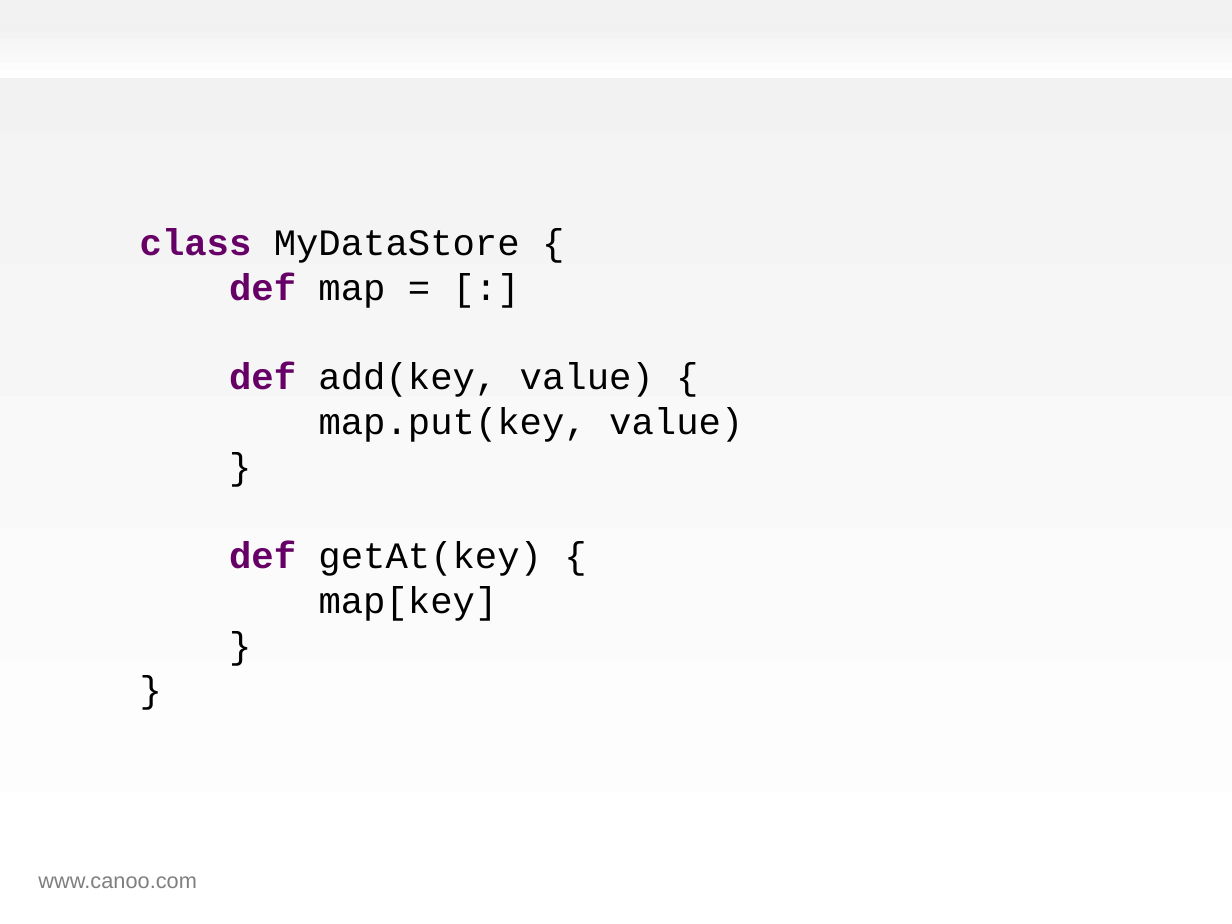
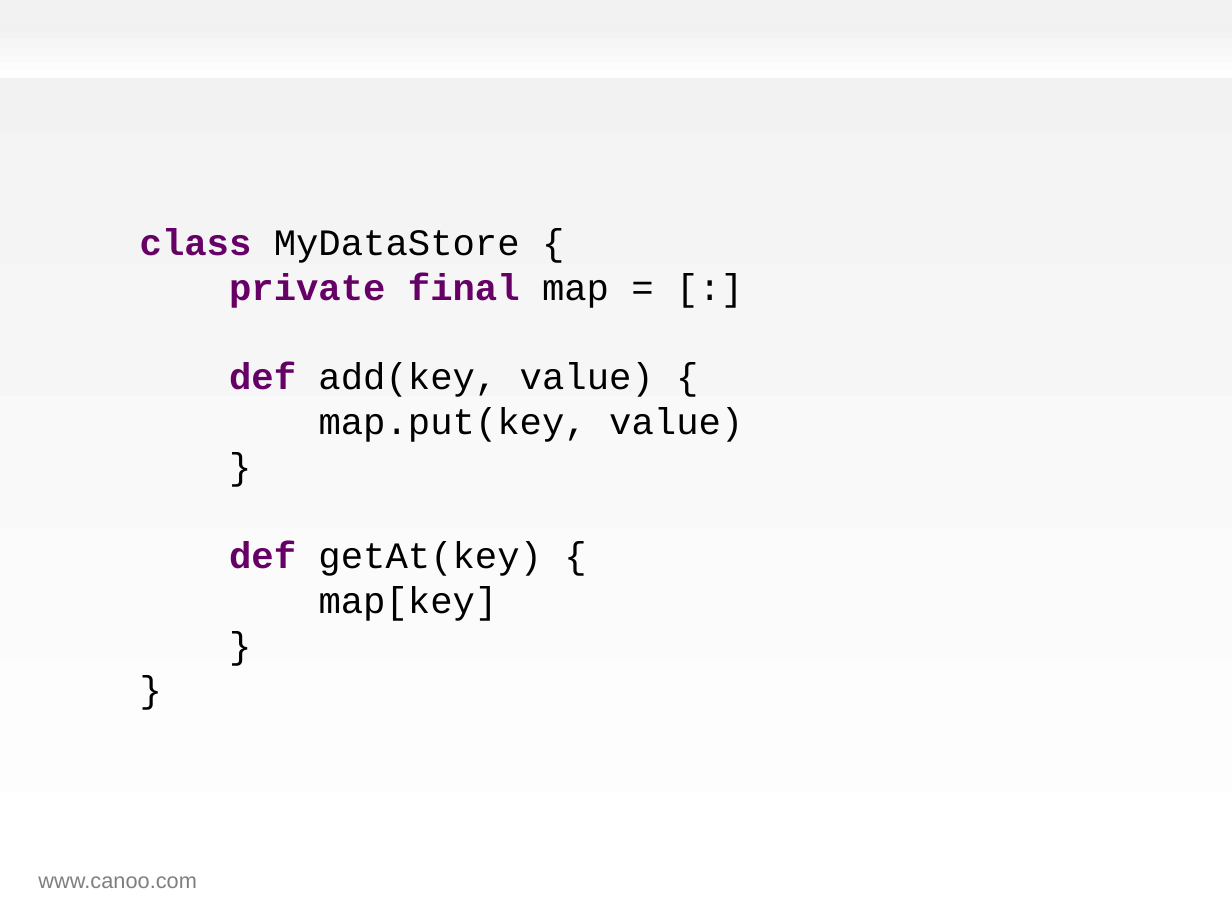
Before and after one commit to HamletDRC/presentations, a slide deck: slide 87 of effectivegroovy/effectivegroovy_gr82011.odp. Drawn at 1232x924 pixels with LibreOffice and Linux fonts; fonts in the diff are those of the drawing; background and template pictures are left out. Boxes give left, top, right and bottom in pixels: in the first picture for what was removed or moved away, otherwise in the second. Text is boxed around its words. In the diff, an @@ line names an element or a change of style, - is before the commit and + after.

```diff
--- a/effectivegroovy/effectivegroovy_gr82011.odp
+++ b/effectivegroovy/effectivegroovy_gr82011.odp
@@ text at <box>140,229,743,621</box>: text changed @@
-class MyDataStore {
-def map = [:]
-def add(key, value) {
-map.put(key, value)
-}
-def getAt(key) {
-map[key]
-}
-}
+class MyDataStore {
+private final map = [:]
+def add(key, value) {
+map.put(key, value)
+}
+def getAt(key) {
+map[key]
+}
+}
```
Also in this commit, not shown: 12 other slides changed, 4 other files.
